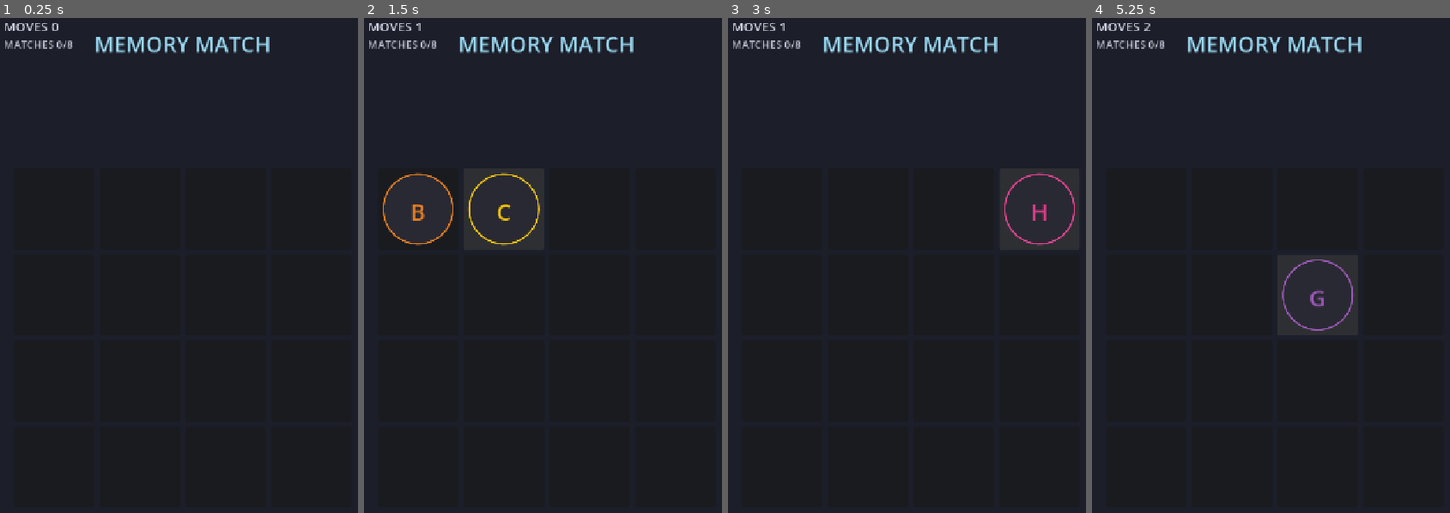
Above: before the commit, frames 1-4 (left to right).
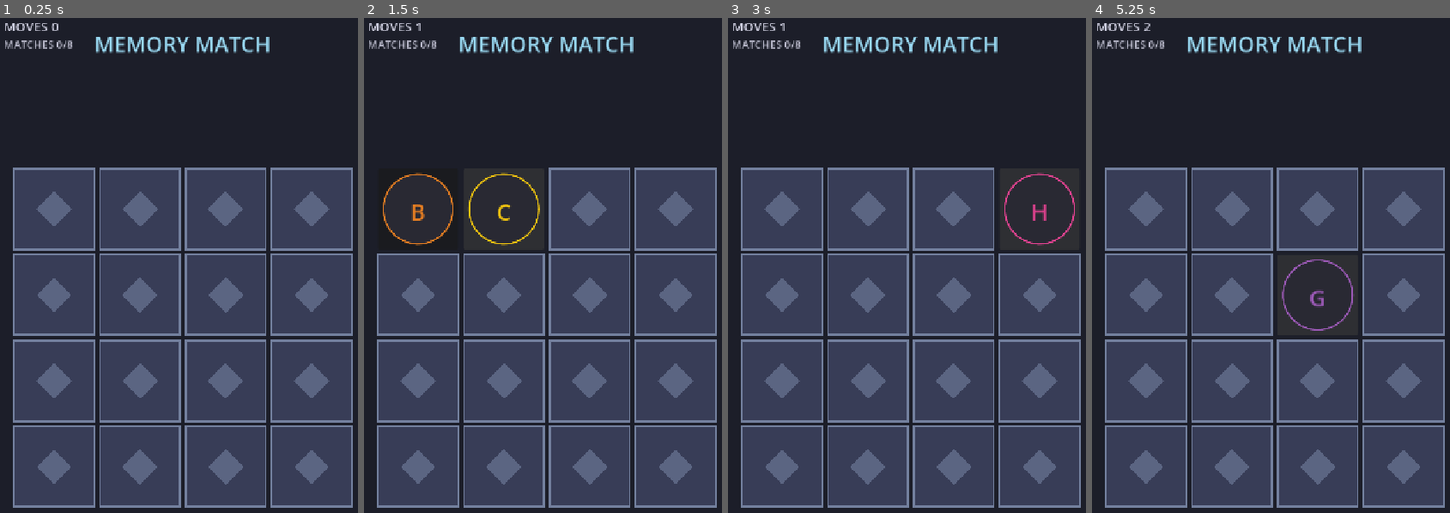
Above: after the commit, the same moments.

Repository: lalalalasuke-jpg/memory-match
Game: Godot game, scene res://scenes/main.tscn
Two runs of this game, one before a commit and one after it. Both use one fixed random seed, a clock stepped at 60 frames per second and the inputs below.
Inputs (mouse positions are in pixels of both pictures, inside the frame that each line leads up to):
- Up to frame 1 (0.25 s): no input
- Up to frame 2 (1.5 s): click (417, 211) at 0.5 s; click (503, 211) at 1.27 s
- Up to frame 3 (3 s): click (953, 211) at 2.02 s; click (1039, 211) at 2.77 s
- Up to frame 4 (5.25 s): click (1145, 295) at 3.52 s; click (1231, 295) at 4.27 s; click (1317, 295) at 5.02 s

The runs differ from the first frame. In frame 1, 61% of the frame differs, in the area x 3-99%, y 30-99%; in frame 2, 54%; in frame 3, 58%; in frame 4, 58%.

Commit message:
カード裏面がほぼ見えなくなっていた問題を修正
これまで裏向きカードは何も描画せず、Godot標準Buttonの薄い見た目に
そのまま頼っていた（暗い背景だとほとんど視認できなかった可能性が高い）。
裏面もはっきり見える色つきの矩形+ひし形模様で明示的に描画するよう変更。

Co-Authored-By: Claude Sonnet 5 <noreply@anthropic.com>
Claude-Session: https://claude.ai/code/session_01TmV6hB6yWkoaYbzaaH45Dk

Diff:
--- a/scenes/card.gd
+++ b/scenes/card.gd
@@ -35,10 +35,29 @@
 	modulate = Color(1, 1, 1, 0.5)
 
 
-# 裏向きの間はボタンの見た目（裏面）そのまま。表向き/成立時だけ絵柄を描く
 func _draw() -> void:
-	if not (face_up or matched):
-		return
+	if face_up or matched:
+		_draw_face()
+	else:
+		_draw_back()
+
+
+# 裏向き：はっきり見える色つきのカード裏面を描く（Godot標準ボタンの薄い見た目に頼らない）
+func _draw_back() -> void:
+	var rect := Rect2(Vector2.ZERO, size)
+	draw_rect(rect, Color(0.22, 0.24, 0.34), true)
+	draw_rect(rect, Color(0.45, 0.5, 0.62), false, 4.0)
+	var c := size * 0.5
+	var half := Vector2(size.x * 0.22, size.y * 0.22)
+	var diamond := PackedVector2Array([
+		c + Vector2(0, -half.y), c + Vector2(half.x, 0),
+		c + Vector2(0, half.y), c + Vector2(-half.x, 0),
+	])
+	draw_colored_polygon(diamond, Color(0.45, 0.5, 0.62, 0.6))
+
+
+# 表向き/成立時：絵柄を描く
+func _draw_face() -> void:
 	var sym: Dictionary = SYMBOLS[symbol_index]
 	var center := size * 0.5
 	var r := minf(size.x, size.y) * 0.5 - 10.0
